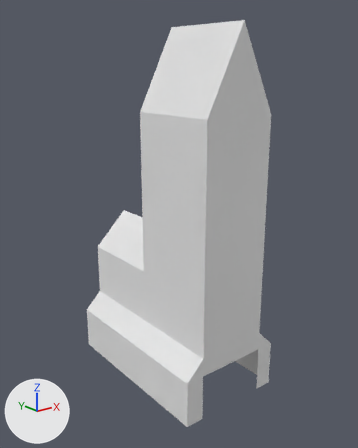
Renders of the Blender file Assets/Models/Church.blend from each side of a commit.
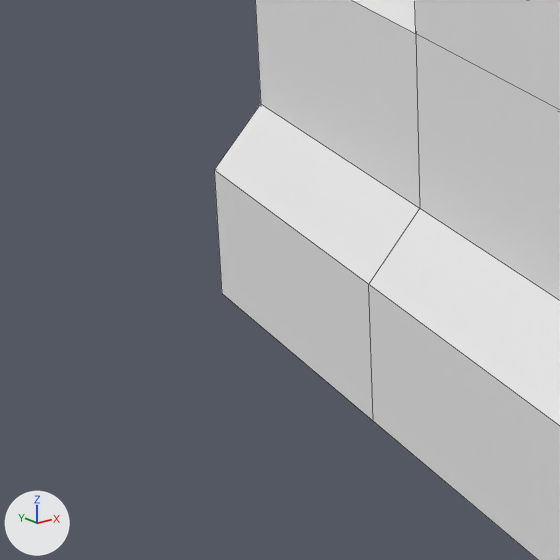
There are two pictures of each version: one whole from a 50 mm lens placed at (-32.4, -41.7, 34.1), pointed at (0.3, -0.8, 17.7), one close up on the part from 7% to 52% of the width and 58% to 94% of the height. The axes (+X, +Y, +Z) are drawn at lower left. The lights are the same throughout. The close-ups show mesh edges as thin lines.

The first close-up shows 'Church bottom', 'Church top'.
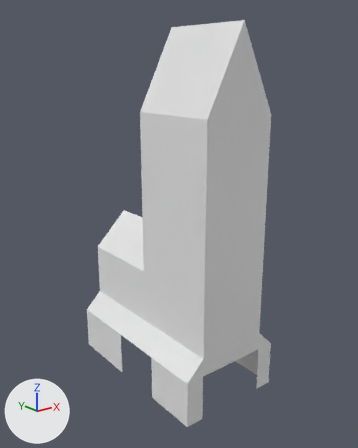
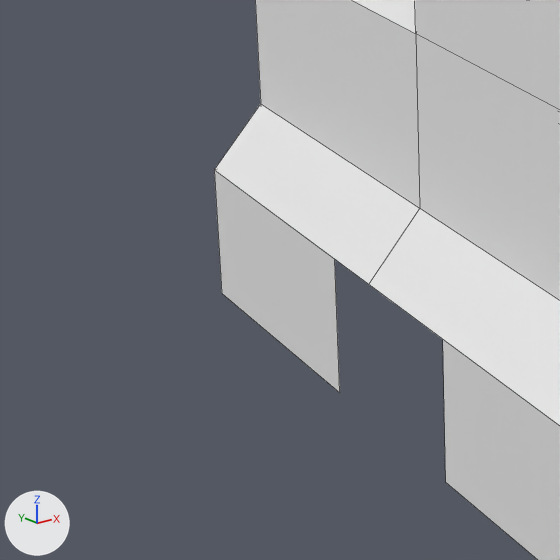
Changed parts and their boxes (x1, y1, x2, y2) in the close-ups (560 x 560 px; the box of a moved part takes in the faces that stretch with it):
```json
{"part": 1, "of": "me_cube_001", "change": "moved or reshaped", "before": [320, 249, 542, 560], "after": [320, 249, 542, 560]}
```

The change, as JSON lines over the scene's bpy script:
```json
{"block": "me_cube_001", "where": "me_cube_001.from_pydata(...)  # 20 vertices, 8 faces, 2 loose edges; spans x -6.0..6.0, y -10.0..10.0, z -1.0..4.0"}
{"block": "me_cube_001", "where": "# used by ob_church_bottom; location = (0.0, 0.0, 1.0)"}
{"block": "me_cube_001", "where": "# verts and faces of me_cube_001; kept vertices keep their numbers, new ones are numbered from 20"}
{"block": "me_cube_001", "where": "# before: 4 (6.0, 10.0, -1.0), 5 (6.0, -10.0, -1.0), 6 (6.0, 10.0, 4.0), 7 (6.0, -10.0, 4.0), 8 (-6.0, 10.0, 4.0) at pixel (214, 169)"}
{"block": "me_cube_001", "where": "# before: 9 (-6.0, 10.0, -1.0) at pixel (221, 293), 10 (-6.0, -10.0, -1.0), 11 (-6.0, -10.0, 4.0), 12 (6.0, 0.0, -1.0), 13 (6.0, 0.0, 4.0)"}
{"block": "me_cube_001", "where": "# before: 14 (-6.0, 0.0, -1.0) at pixel (373, 421), 15 (-6.0, 0.0, 4.0) at pixel (368, 284)"}
{"block": "me_cube_001", "change": "me_cube_001 part 1"}
{"op": "add", "block": "me_cube_001", "code": "delete_vertices([*range(12, 16)])  # with the faces that use them"}
{"op": "add", "block": "me_cube_001", "code": "for new, old in zip([*range(20, 24)], [4, 6, 8, 9]): verts[new] = verts[old] + (0.0, -8.0, 0.0)"}
{"op": "add", "block": "me_cube_001", "code": "for new, old in zip([*range(24, 28)], [5, 7, 10, 11]): verts[new] = verts[old] + (0.0, 6.0, 0.0)"}
{"op": "add", "block": "me_cube_001", "code": "edges += [(21, 25), (22, 27)]"}
{"op": "add", "block": "me_cube_001", "code": "faces += [(10, 11, 27, 26), (4, 6, 21, 20), (5, 24, 25, 7), (8, 9, 23, 22)]"}
```
